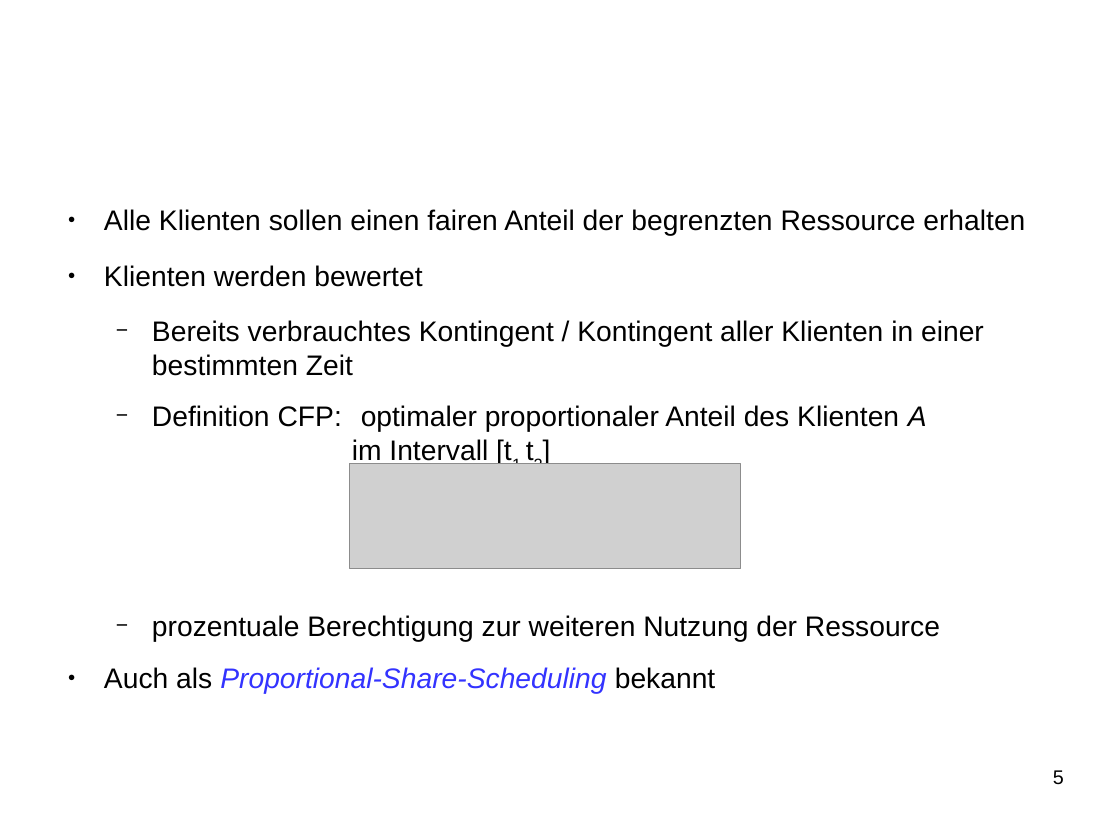
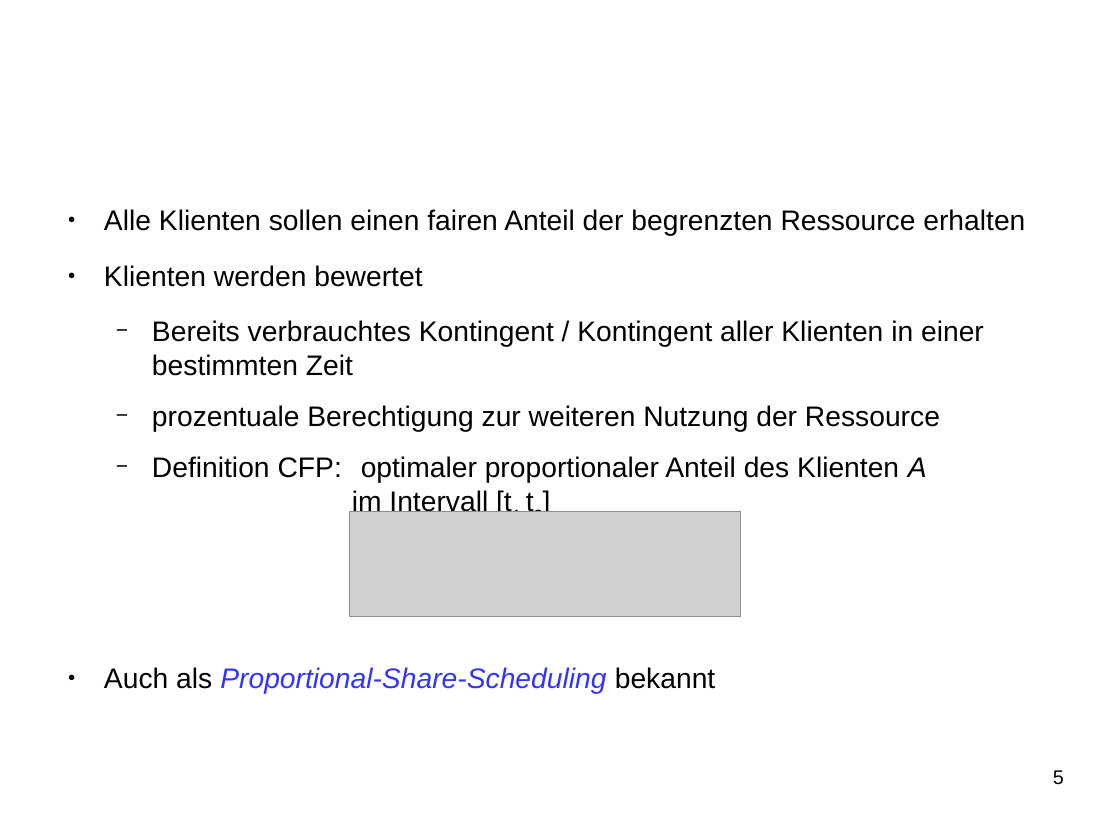
Before and after one commit to SeminararbeitCFS/main, a slide deck: slide 5 of vortrag/vortrag_CFS.odp. Drawn at 1120x840 pixels with LibreOffice and Linux fonts; fonts in the diff are those of the drawing; grey boxes stand for pictures; background and template pictures are left out. Boxes give left, top, right and bottom in pixels: in the first picture for what was removed or moved away, otherwise in the second. Text is boxed around its words. In the diff, an @@ line names an element or a change of style, - is before the commit and + after.

```diff
--- a/vortrag/vortrag_CFS.odp
+++ b/vortrag/vortrag_CFS.odp
@@ text at <box>152,405,940,432</box>: paragraph added @@
+  − prozentuale Berechtigung zur weiteren Nutzung der Ressource
@@ picture: place and size @@
-picture at <box>350,463,741,568</box>
+picture at <box>350,512,741,617</box>
@@ text at <box>152,615,940,642</box>: paragraph removed @@
-  − prozentuale Berechtigung zur weiteren Nutzung der Ressource
```
Also in this commit, not shown: 3 other slides changed.
